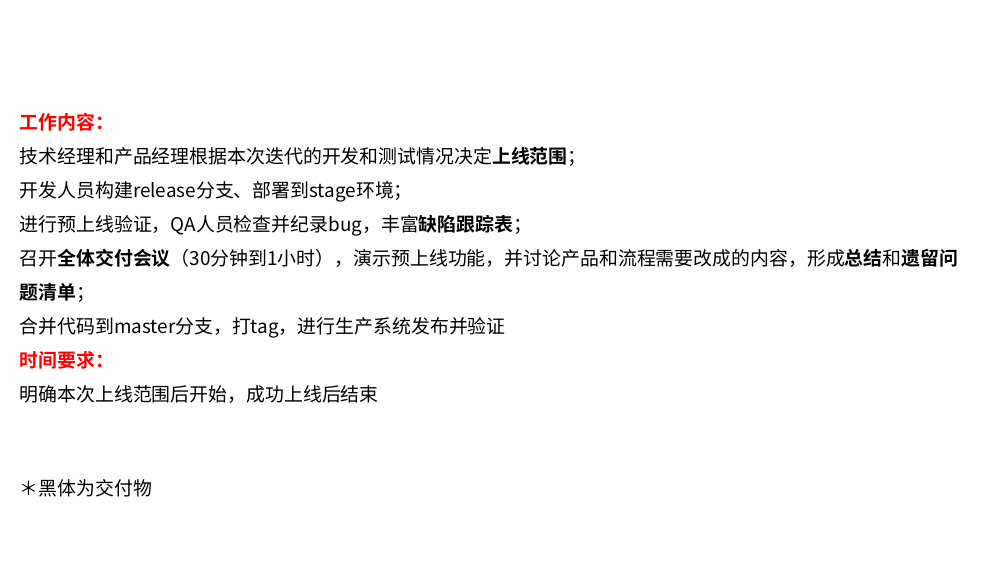
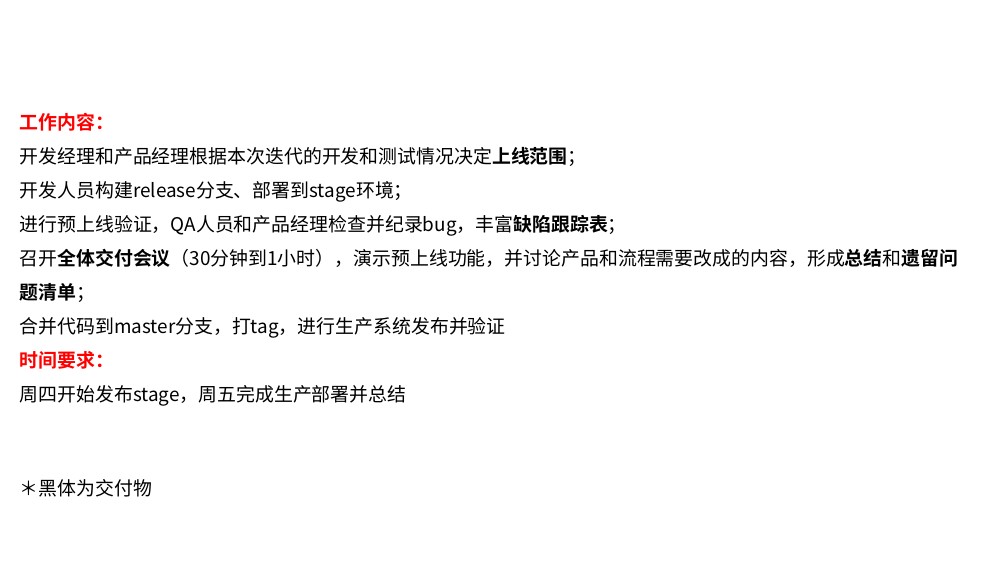
Before and after one commit to cherry4477/asiainfoLDP, a slide deck: slide 10 of LDP云平台部产品开发迭代流程.pptx. Drawn at 1008x567 pixels with LibreOffice and Linux fonts; fonts in the diff are those of the drawing; background and template pictures are left out. Boxes give left, top, right and bottom in pixels: in the first picture for what was removed or moved away, otherwise in the second. Text is boxed around its words. In the diff, an @@ line names an element or a change of style, - is before the commit and + after.

```diff
--- a/LDP云平台部产品开发迭代流程.pptx
+++ b/LDP云平台部产品开发迭代流程.pptx
@@ text at <box>20,147,587,166</box>: text changed @@
-技术经理和产品经理根据本次迭代的开发和测试情况决定上线范围；
+开发经理和产品经理根据本次迭代的开发和测试情况决定上线范围；
@@ text at <box>20,215,627,236</box>: text changed @@
-进行预上线验证，QA人员检查并纪录bug，丰富缺陷跟踪表；
+进行预上线验证，QA人员和产品经理检查并纪录bug，丰富缺陷跟踪表；
@@ text at <box>20,385,407,406</box>: text changed @@
-明确本次上线范围后开始，成功上线后结束
+周四开始发布stage，周五完成生产部署并总结
```
Also in this commit, not shown: 8 other slides changed, 3 other files.
